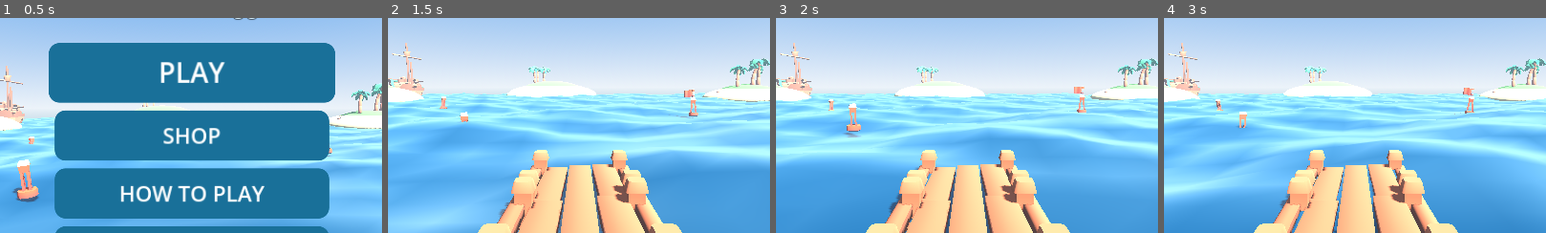
Above: before the commit, frames 1-4 (left to right).
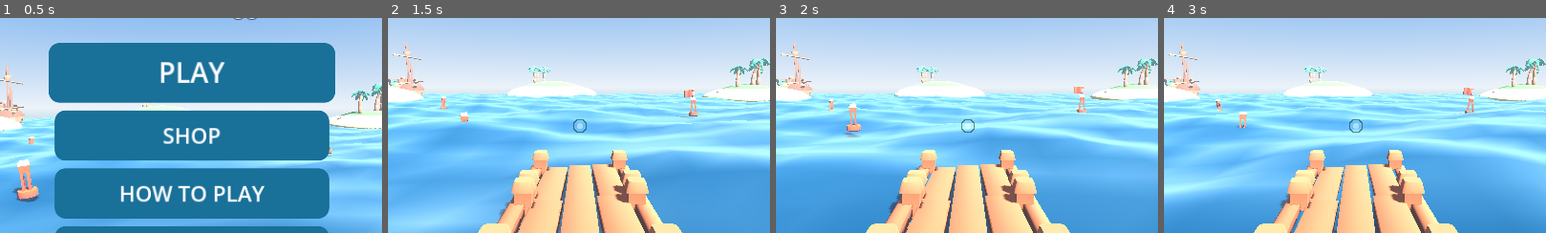
Above: after the commit, the same moments.

Repository: Max1081018/open_code
Game: Godot game, scene res://game.tscn
Two runs of this game, one before a commit and one after it. Both use one fixed random seed, a clock stepped at 60 frames per second and the inputs below.
Inputs:
- Up to frame 1 (0.5 s): no input
- Up to frame 2 (1.5 s): click "PLAY" at 0.5 s; click "START FISHING" at 1.25 s
- Up to frame 3 (2 s): no input
- Up to frame 4 (3 s): click "| |" at 2 s; click "RESUME" at 2.75 s
The pictures show only the part of the screen within x 25-75%, y 25-75%; the shares and areas given below are measured in that part.

Frame 1 is identical in both runs. In frame 2, less than 0.1% of the frame differs, in the area x 48-52%, y 47-54%; in frame 3, less than 0.1%; in frame 4, less than 0.1%.

Commit message:
Add island 1's weapon shop with in-world (no-GUI) buying
The shop is a place, not a menu.

World
- The bait shack stands on the island on a ramped foundation pad (the island is
  a dome, so the pad levels the ground and is walkable up). Its door mesh is
  hidden and the walls/porch get trimesh collision, so you walk straight in.
- Inside: the tackle counter, a Barbarian shopkeeper behind it running his idle
  animation (he waves when you come in), warm interior lighting, and five real
  weapon models laid out on the counter and mounted on the wall.

Buying
- A crosshair dot sits at screen centre. A ray from the camera picks out stock
  on its own collision layer; whatever you look at gets a white outline (a
  grown, front-culled shell drawn only while highlighted).
- The context button buys it, or equips/unequips it if you already own it, with
  a short toast for the result. Purchases are blocked when you can't afford
  them. No shop menu anywhere.
- Weapons carry a `power` stat that shaves whacks off landing a catch, so what
  you buy changes how the game plays. Coins, owned weapons and the equipped
  weapon all persist.

Also fixes a real bug: character/model auto-fitting measured bounding boxes in
world space but applied them as local offsets, which buried the shopkeeper
under the floor. Added a local-space AABB helper and used it for both the
shopkeeper and the player.

Co-Authored-By: Claude Opus 5 <noreply@anthropic.com>
Claude-Session: https://claude.ai/code/session_019FPN93SDKwisezCSut5tqW

Diff:
--- a/fishing/game.gd
+++ b/fishing/game.gd
@@ -59,6 +59,15 @@
 var players := {}  # name -> AudioStreamPlayer
 var reel_click_t := 0.0
 var floaters: Array[Node3D] = []  # buoys etc. that ride the waves
+var shop_building: Node3D
+var shop_counter: Node3D
+var shopkeeper: Node3D
+var near_shop := false
+const WEAPON_LAYER := 4          # collision layer the crosshair ray looks for
+var weapon_bodies := {}          # weapon id -> StaticBody3D
+var weapon_outlines := {}        # weapon id -> Array[MeshInstance3D]
+var looked_weapon := ""          # what the crosshair is on right now
+var _greet_timer := 0.0
 
 # Whacking the catch on the dock
 var paddle: Node3D
@@ -118,6 +127,69 @@
 var upgrades := {"rod": 0, "line": 0, "bait": 0, "luck": 0}
 var seen_help := false
 
+# --- Weapons -------------------------------------------------------------------
+# Island 1 (beginner) stock. `power` shaves whacks off landing a catch, so the
+# gear you buy actually changes how the game plays.
+const SHOP_STOCK := [
+	{"id": "dagger_A", "name": "Gutting Knife", "rarity": "Common",
+	 "desc": "A stubby blade for cleaning your catch.", "price": 45, "power": 1},
+	{"id": "dagger_B", "name": "Fisherman's Dirk", "rarity": "Common",
+	 "desc": "Holds an edge in salt air. Barely.", "price": 90, "power": 1},
+	{"id": "axe_A", "name": "Bait Hatchet", "rarity": "Uncommon",
+	 "desc": "Chops bait. Chops most things, really.", "price": 170, "power": 2},
+	{"id": "sword_A", "name": "Rusty Cutlass", "rarity": "Uncommon",
+	 "desc": "Washed up in a crate. Mostly sharp.", "price": 300, "power": 2},
+	{"id": "hammer_A", "name": "Dock Mallet", "rarity": "Rare",
+	 "desc": "For stubborn planks and stubborner fish.", "price": 520, "power": 3},
+]
+var owned_weapons: Array = []
+var equipped_weapon := ""
+
+
+func weapon_by_id(id: String) -> Dictionary:
+	for w in SHOP_STOCK:
+		if w["id"] == id:
+			return w
+	return {}
+
+
+## Whack bonus from the equipped weapon.
+func weapon_power() -> int:
+	if equipped_weapon == "":
+		return 0
+	var w := weapon_by_id(equipped_weapon)
+	return int(w.get("power", 0))
+
+
+func _buy_weapon(id: String) -> void:
+	var w := weapon_by_id(id)
+	if w.is_empty() or owned_weapons.has(id):
+		return
+	var price := int(w["price"])
+	if coins < price:
+		return
+	coins -= price
+	owned_weapons.append(id)
+	equipped_weapon = id        # equip what you just bought
+	_play("caught")
+	_save_game()
+	_update_info()
+	_flash("Bought %s!   -%d coins" % [w["name"], price])
+
+
+func _equip_weapon(id: String) -> void:
+	if id != "" and not owned_weapons.has(id):
+		return
+	equipped_weapon = "" if equipped_weapon == id else id
+	_play("click")
+	_save_game()
+	var nm: String = weapon_by_id(id).get("name", "it")
+	_flash("Equipped %s" % nm if equipped_weapon == id else "Put %s away" % nm)
+
+
+func _refresh_weapon_shop() -> void:
+	pass
+
 
 func upgrade_cost(key: String) -> int:
 	# Rising cost: base * (level+1), e.g. 40, 80, 120, ...
@@ -132,6 +204,8 @@
 		best_weight = float(cfg.get_value("save", "best_weight", 0.0))
 		best_name = str(cfg.get_value("save", "best_name", ""))
 		seen_help = bool(cfg.get_value("save", "seen_help", false))
+		owned_weapons = cfg.get_value("save", "owned_weapons", [])
+		equipped_weapon = str(cfg.get_value("save", "equipped_weapon", ""))
 		for key in upgrades:
 			upgrades[key] = int(cfg.get_value("upgrades", key, 0))
 
@@ -143,6 +217,8 @@
 	cfg.set_value("save", "best_weight", best_weight)
 	cfg.set_value("save", "best_name", best_name)
 	cfg.set_value("save", "seen_help", seen_help)
+	cfg.set_value("save", "owned_weapons", owned_weapons)
+	cfg.set_value("save", "equipped_weapon", equipped_weapon)
 	for key in upgrades:
 		cfg.set_value("upgrades", key, upgrades[key])
 	cfg.save(SAVE_PATH)
@@ -191,6 +267,8 @@
 var sim_tap := false
 var frame := 0
 var start_screen := "menu"  # autotest can jump straight to a screen
+var test_yaw := PI
+var test_walk := 450
 
 
 func _ready() -> void:
@@ -226,6 +304,7 @@
 	touch.interact_pressed.connect(_on_interact)
 	touch.visible = false
 
+
 	_enter_idle()
 	_apply_settings()
 	# Players always start at the menu; autotest can jump to a screen to shoot it.
@@ -237,6 +316,14 @@
 			"settings": _go_main_menu(); menu_ui.open_settings_for_test()
 			"pause": _start_play(); _pause()
 			"help": _go_main_menu(); menu_ui.open_help_for_test()
+			"weaponshop":
+				coins = 600
+				_start_play()
+				# Stand at the counter looking at the stock.
+				var gy := _island_y(HOME, HOME_R, HOME_H, SHOP_POS.x, SHOP_POS.z)
+				player.position = Vector3(SHOP_POS.x - 0.08, gy + 0.3, SHOP_POS.z - 1.5)
+				cam_yaw = PI
+				cam_pitch = -0.22
 			"shop":
 				coins = 500
 				_go_main_menu()
@@ -253,6 +340,8 @@
 		elif a.begins_with("--shot="): autotest_shot = a.get_slice("=", 1)
 		elif a.begins_with("--shot-on="): shot_on = a.get_slice("=", 1)
 		elif a.begins_with("--screen="): start_screen = a.get_slice("=", 1)
+		elif a.begins_with("--yaw="): test_yaw = float(a.get_slice("=", 1))
+		elif a.begins_with("--walk="): test_walk = int(a.get_slice("=", 1))
 
 
 # --- Wave height (mirror of the shader) --------------------------------------
@@ -364,7 +453,18 @@
 	"boat": "res://assets/models/watercraft/boat_fishing.glb",
 	"buoy": "res://assets/models/watercraft/buoy.glb",
 	"buoy_flag": "res://assets/models/watercraft/buoy_flag.glb",
+	# Shop
+	"shop_building": "res://assets/models/fishing/lakeside-bait-shop.glb",
+	"shop_counter": "res://assets/models/fishing/tackle-shop-counter.glb",
 }
+
+# Island 1 shop placement
+const SHOP_POS := Vector3(-5.5, 0, 24.0)
+const SHOP_SCALE := 0.27
+const COUNTER_SCALE := 0.17
+# Where the player stands to be served, and where the shopkeeper waits.
+const SHOP_TALK_SPOT := Vector3(-5.5, 0, 24.3)
+const WEAPON_DIR := "res://assets/models/weapons/"
 
 const DECK_Y := 0.72   # top of the dock planks, in world units
 
@@ -491,6 +591,8 @@
 	]:
 		var n := _spawn(b["k"], b["p"], randf() * TAU, b["s"])
 		floaters.append(n)
+
+	_build_shop()
 
 	# A wrecked ship on the horizon for silhouette.
 	_spawn("wreck", Vector3(-38, -1.0, -60), 0.7, 1.3)
@@ -758,19 +860,155 @@
 	camera.global_position = player.global_position + Vector3(0, EYE_HEIGHT, 0)
 	camera.rotation = Vector3(cam_pitch, cam_yaw, 0.0)
 
+	_update_look()
+
 	near_fishing_spot = player.global_position.distance_to(FISHING_SPOT) < 3.0
-	touch.prompt = "FISH" if near_fishing_spot else ""
+	var was_near := near_shop
+	near_shop = player.global_position.distance_to(SHOP_TALK_SPOT) < 4.5
+	if near_shop and not was_near:
+		_greet_shopkeeper()
+	if _greet_timer > 0.0:
+		_greet_timer -= delta
+
+	# What the crosshair is on decides the prompt.
+	if looked_weapon != "":
+		var w := weapon_by_id(looked_weapon)
+		var price := int(w.get("price", 0))
+		var owned: bool = owned_weapons.has(looked_weapon)
+		touch.look_info = "%s  ·  %s  ·  whack +%d" % [w.get("name", "?"), w.get("rarity", ""), int(w.get("power", 0))]
+		if owned:
+			touch.prompt = "EQUIPPED" if equipped_weapon == looked_weapon else "EQUIP"
+		elif coins >= price:
+			touch.prompt = "BUY %d" % price
+			touch.look_info += "   —   %d coins" % price
+		else:
+			touch.prompt = "NEED %d" % price
+			touch.look_info += "   —   %d coins" % price
+	else:
+		touch.look_info = ""
+		if near_fishing_spot:
+			touch.prompt = "FISH"
+		else:
+			touch.prompt = ""
 
 
 func _on_interact() -> void:
 	if app_state != "playing":
 		return
-	if play_mode == "explore" and near_fishing_spot:
+	if play_mode != "explore":
+		return
+	# Looking at stock takes priority: buy it or equip it right there.
+	if looked_weapon != "":
+		if owned_weapons.has(looked_weapon):
+			_equip_weapon(looked_weapon)
+		else:
+			var w := weapon_by_id(looked_weapon)
+			if coins < int(w.get("price", 0)):
+				_flash("Not enough coins")
+				_play("snap")
+			else:
+				_buy_weapon(looked_weapon)
+		return
+	if near_fishing_spot:
 		_enter_fishing()
+
+
+## Puts a weapon on display: the model, a white outline that lights up when you
+## look at it, and a pick body on its own collision layer for the crosshair ray.
+func _add_weapon_display(id: String, pos: Vector3, rot := Vector3.ZERO, scl := 0.42) -> void:
+	var holder := Node3D.new()
+	holder.position = pos
+	holder.rotation = rot
+	holder.scale = Vector3.ONE * scl
+	add_child(holder)
+	var packed: PackedScene = load(WEAPON_DIR + id + ".gltf")
+	var m: Node3D = packed.instantiate()
+	holder.add_child(m)
+
+	# Sit it on the surface: pos.y is the shelf, not the model origin.
+	var pre := _node_aabb(m)
+	holder.position.y += pos.y - pre.position.y
+
+	# White "grown" shell, drawn only while highlighted.
+	var om := StandardMaterial3D.new()
+	om.albedo_color = Color(1, 1, 1)
+	om.shading_mode = BaseMaterial3D.SHADING_MODE_UNSHADED
+	om.cull_mode = BaseMaterial3D.CULL_FRONT
+	om.grow = true
+	om.grow_amount = 0.05
+	var outlines: Array = []
+	for mi in m.find_children("*", "MeshInstance3D", true):
+		if mi.mesh == null:
+			continue
+		var o := MeshInstance3D.new()
+		o.mesh = mi.mesh
+		o.material_override = om
+		o.transform = mi.transform
+		o.visible = false
+		mi.get_parent().add_child(o)
+		outlines.append(o)
+	weapon_outlines[id] = outlines
+
+	# Pick body sized to the model, parented to the world so scale stays simple.
+	var box := _node_aabb(m)
+	var body := StaticBody3D.new()
+	body.collision_layer = WEAPON_LAYER
+	body.collision_mask = 0
+	var col := CollisionShape3D.new()
+	var bs := BoxShape3D.new()
+	bs.size = box.size + Vector3(0.14, 0.14, 0.14)
+	col.shape = bs
+	body.add_child(col)
+	body.position = box.position + box.size * 0.5
+	body.set_meta("weapon_id", id)
+	add_child(body)
+	weapon_bodies[id] = body
+
+
+func _set_weapon_outline(id: String, on: bool) -> void:
+	if id == "" or not weapon_outlines.has(id):
+		return
+	for o in weapon_outlines[id]:
+		o.visible = on
+
+
+## Casts a ray from the middle of the screen and highlights any stock it hits.
+func _update_look() -> void:
+	var space := get_world_3d().direct_space_state
+	var from: Vector3 = camera.global_position
+	var to: Vector3 = from - camera.global_transform.basis.z * 3.8
+	var q := PhysicsRayQueryParameters3D.create(from, to)
+	q.collision_mask = WEAPON_LAYER
+	var hit := space.intersect_ray(q)
+	var id := ""
+	if not hit.is_empty() and hit.has("collider"):
+		var c = hit["collider"]
+		if c and c.has_meta("weapon_id"):
+			id = str(c.get_meta("weapon_id"))
+	if id != looked_weapon:
+		_set_weapon_outline(looked_weapon, false)
+		_set_weapon_outline(id, true)
+		looked_weapon = id
+
+
+func _flash(text: String) -> void:
+	if touch:
+		touch.flash(text)
+
+
+## The shopkeeper waves when you come in.
+func _greet_shopkeeper() -> void:
+	var ap = shopkeeper.get_meta("anim") if shopkeeper and shopkeeper.has_meta("anim") else null
+	if ap and ap.has_animation("Cheer"):
+		ap.play("Cheer")
+		_greet_timer = 2.0
 
 
 func _enter_fishing() -> void:
 	play_mode = "fishing"
+	_set_weapon_outline(looked_weapon, false)
+	looked_weapon = ""
+	touch.look_info = ""
 	player.frozen = true
 	player.visible = false
 	touch.visible = false
@@ -799,6 +1037,135 @@
 	hud.set_hud_visible(false)
 	touch.visible = true
 	cam_yaw = PI  # look back down the jetty
+
+
+## World-space AABB of all meshes under a node.
+func _node_aabb(node: Node) -> AABB:
+	var out := AABB()
+	var first := true
+	for n in node.find_children("*", "MeshInstance3D", true):
+		if n.mesh == null:
+			continue
+		var a: AABB = n.global_transform * n.mesh.get_aabb()
+		if first:
+			out = a
+			first = false
+		else:
+			out = out.merge(a)
+	return out
+
+
+## AABB of a node's meshes expressed in that node's own space.
+func _local_aabb(root: Node3D) -> AABB:
+	var inv := root.global_transform.affine_inverse()
+	var out := AABB()
+	var first := true
+	for n in root.find_children("*", "MeshInstance3D", true):
+		if n.mesh == null:
+			continue
+		var a: AABB = (inv * n.global_transform) * n.mesh.get_aabb()
+		if first:
+			out = a
+			first = false
+		else:
+			out = out.merge(a)
+	return out
+
+
+## Spawns a KayKit character scaled to human height, looping one animation.
+func _spawn_character(path: String, pos: Vector3, yaw := 0.0, anim_name := "Idle") -> Node3D:
+	var root := Node3D.new()
+	root.position = pos
+	root.rotation.y = yaw
+	add_child(root)
+	var m: Node3D = load(path).instantiate()
+	root.add_child(m)
+	var box := _local_aabb(m)
+	if box.size.y > 0.001:
+		var sc := 1.75 / box.size.y
+		m.scale = Vector3.ONE * sc
+		m.position.y = -box.position.y * sc
+	var ap: AnimationPlayer = m.find_child("AnimationPlayer", true, false)
+	if ap and ap.has_animation(anim_name):
+		var a := ap.get_animation(anim_name)
+		if a:
+			a.loop_mode = Animation.LOOP_LINEAR
+		ap.play(anim_name)
+		root.set_meta("anim", ap)
+	return root
+
+
+## Puts a weapon model in the world at a display size.
+func _spawn_weapon(key: String, pos: Vector3, rot := Vector3.ZERO, scl := 0.45, parent: Node = null) -> Node3D:
+	var packed: PackedScene = load(WEAPON_DIR + key + ".gltf")
+	var n: Node3D = packed.instantiate()
+	n.position = pos
+	n.rotation = rot
+	n.scale = Vector3.ONE * scl
+	if parent == null:
+		add_child(n)
+	else:
+		parent.add_child(n)
+	return n
+
+
+## Island 1's weapon shop: a bait shack you can actually walk into, standing on
+## a flat foundation so it doesn't sink into the curved island.
+func _build_shop() -> void:
+	var ground := _island_y(HOME, HOME_R, HOME_H, SHOP_POS.x, SHOP_POS.z)
+
+	# Flat foundation pad. It flares out at the bottom so the sides are a gentle
+	# ramp you can walk up, rather than a step that blocks you.
+	var pad := MeshInstance3D.new()
+	var pm := CylinderMesh.new()
+	pm.top_radius = 4.6
+	pm.bottom_radius = 6.8
+	pm.height = 1.5
+	pm.radial_segments = 28
+	pm.material = _mat(Color(0.80, 0.72, 0.54), 1.0)
+	pad.mesh = pm
+	pad.position = Vector3(SHOP_POS.x, ground - 0.75, SHOP_POS.z)
+	add_child(pad)
+	pad.create_trimesh_collision()
+
+	# The shack, door facing back toward the jetty (-Z).
+	shop_building = _spawn("shop_building", Vector3(SHOP_POS.x, ground, SHOP_POS.z), PI, SHOP_SCALE)
+
+	# Open the doorway and give the structure collision (skipping the door so we
+	# can walk through it).
+	for m in shop_building.find_children("*", "MeshInstance3D", true):
+		var nm: String = m.name
+		if nm.begins_with("Door"):
+			m.visible = false
+			continue
+		if nm.begins_with("Shack_Walls") or nm.begins_with("Porch") or nm.begins_with("Shack_Roof"):
+			m.create_trimesh_collision()
+
+	# Shop counter against the inside back wall.
+	shop_counter = _spawn("shop_counter",
+		Vector3(SHOP_POS.x, ground + 0.02, SHOP_POS.z + 1.25), PI, COUNTER_SCALE)
+
+	# The shopkeeper, waiting behind the counter, facing the door.
+	shopkeeper = _spawn_character("res://assets/models/characters/Barbarian.glb",
+		Vector3(SHOP_POS.x + 0.55, ground + 0.02, SHOP_POS.z + 1.60), PI, "Idle")
+
+	# Stock on display. Each one is a real model you walk up to, look at and buy.
+	var top := ground + 0.95          # counter surface
+	var cz := SHOP_POS.z + 0.80
+	_add_weapon_display("dagger_A", Vector3(SHOP_POS.x - 1.15, top, cz), Vector3.ZERO, 0.40)
+	_add_weapon_display("dagger_B", Vector3(SHOP_POS.x - 0.62, top, cz), Vector3.ZERO, 0.40)
+	_add_weapon_display("axe_A", Vector3(SHOP_POS.x - 0.08, top, cz), Vector3.ZERO, 0.40)
+	_add_weapon_display("sword_A", Vector3(SHOP_POS.x + 0.48, top, cz), Vector3.ZERO, 0.40)
+	# The pricey one is displayed up on the wall.
+	_add_weapon_display("hammer_A", Vector3(SHOP_POS.x - 1.6, ground + 1.55, SHOP_POS.z + 1.1), Vector3.ZERO, 0.46)
+
+	# Warm interior light.
+	var lamp := OmniLight3D.new()
+	lamp.position = Vector3(SHOP_POS.x, ground + 2.1, SHOP_POS.z + 0.1)
+	lamp.light_color = Color(1.0, 0.86, 0.66)
+	lamp.light_energy = 1.25
+	lamp.omni_range = 6.0
+	add_child(lamp)
 
 
 ## Buoys ride the same waves the water shader draws.
@@ -1055,7 +1422,7 @@
 		pending_value = maxi(1, int(round(pending_weight * 14.0)))
 
 	# Heavier catches take more whacks.
-	whacks_left = clampi(1 + int(round(pending_weight * 0.9)), 1, 5)
+	whacks_left = clampi(1 + int(round(pending_weight * 0.9)) - weapon_power(), 1, 5)
 	whack_anim = 0.0
 	catch_hop = 0.0
 	_play("caught")
@@ -1268,14 +1635,14 @@
 	# Explore: walk the character forward for a while, then shoot.
 	if start_screen == "explore":
 		if frame == 10:
-			cam_yaw = PI          # turn around to face the island
+			cam_yaw = test_yaw
 		if frame < 30:
 			touch.move = Vector2.ZERO
-		elif frame < 480:
-			touch.move = Vector2(0, -1)   # walk forward (now toward the island)
+		elif frame < 30 + test_walk:
+			touch.move = Vector2(0, -1)
 		else:
 			touch.move = Vector2.ZERO
-		if frame >= 500:
+		if frame >= 30 + test_walk + 20:
 			if autotest_shot != "":
 				get_viewport().get_texture().get_image().save_png(autotest_shot)
 			print("AUTOTEST(explore) pos=%s on_floor=%s prompt='%s' anim=%s" % [
@@ -1284,7 +1651,18 @@
 			get_tree().quit()
 		return
 
-	if start_screen in ["menu", "settings", "pause", "shop", "help"]:
+	# Exercise a real purchase through the crosshair, not a menu.
+	if start_screen == "weaponshop":
+		if frame == 20:
+			print("AUTOTEST looking at '%s'  prompt='%s'  info='%s'" % [looked_weapon, touch.prompt, touch.look_info])
+		if frame == 26:
+			_on_interact()
+			print("AUTOTEST after buy -> coins=%d owned=%s equipped=%s" % [coins, owned_weapons, equipped_weapon])
+		if frame == 32:
+			_on_interact()
+			print("AUTOTEST after 2nd press (equip toggle) -> equipped='%s'" % equipped_weapon)
+
+	if start_screen in ["menu", "settings", "pause", "shop", "help", "weaponshop"]:
 		if frame > 40:
 			if autotest_shot != "":
 				get_viewport().get_texture().get_image().save_png(autotest_shot)
--- a/fishing/menu_ui.gd
+++ b/fishing/menu_ui.gd
@@ -364,6 +364,11 @@
 	_settings.visible = true
 	_pause_btn.visible = false
 	_root.mouse_filter = Control.MOUSE_FILTER_STOP
+
+
+func set_pause_button_visible(v: bool) -> void:
+	if _pause_btn:
+		_pause_btn.visible = v
 
 
 func open_settings_for_test() -> void:
--- a/fishing/player.gd
+++ b/fishing/player.gd
@@ -43,7 +43,7 @@
 	add_child(model)
 
 	# Fit the model: scale to PLAYER_HEIGHT and stand it on the origin.
-	var box := _aabb(model)
+	var box := _local_aabb(model)
 	if box.size.y > 0.001:
 		var s := PLAYER_HEIGHT / box.size.y
 		model.scale = Vector3.ONE * s
@@ -51,6 +51,23 @@
 
 	anim = model.find_child("AnimationPlayer", true, false)
 	_play_anim("Idle")
+
+
+## AABB of a node's meshes in that node's own space.
+func _local_aabb(root: Node3D) -> AABB:
+	var inv := root.global_transform.affine_inverse()
+	var out := AABB()
+	var first := true
+	for n in root.find_children("*", "MeshInstance3D", true):
+		if n.mesh == null:
+			continue
+		var a: AABB = (inv * n.global_transform) * n.mesh.get_aabb()
+		if first:
+			out = a
+			first = false
+		else:
+			out = out.merge(a)
+	return out
 
 
 ## World-space AABB of every mesh under a node.
--- /dev/null
+++ b/fishing/tools/shoplab.gd
@@ -0,0 +1,116 @@
+extends Node3D
+## Dev harness for composing the shop: drops a model on a ground plane next to a
+## 1.75 m reference figure and photographs it from eye height, so scale and
+## layout can be judged before wiring anything into the game.
+##
+##   godot --path fishing res://tools/shoplab.tscn -- \
+##       --model=res://assets/models/fishing/lakeside-bait-shop.glb \
+##       --scale=0.38 --cam=0,1.62,9 --look=0,2,0 --shot=/tmp/shop.png
+
+var model_path := "res://assets/models/fishing/lakeside-bait-shop.glb"
+var model_scale := 0.38
+var cam_pos := Vector3(0, 1.62, 9)
+var look_at := Vector3(0, 2, 0)
+var ref_pos := Vector3(1.9, 0.875, 2.6)
+var shot := ""
+var frame := 0
+
+
+func _ready() -> void:
+	for a in OS.get_cmdline_user_args():
+		if a.begins_with("--model="): model_path = a.get_slice("=", 1)
+		elif a.begins_with("--scale="): model_scale = float(a.get_slice("=", 1))
+		elif a.begins_with("--shot="): shot = a.get_slice("=", 1)
+		elif a.begins_with("--cam="): cam_pos = _v3(a.get_slice("=", 1))
+		elif a.begins_with("--look="): look_at = _v3(a.get_slice("=", 1))
+		elif a.begins_with("--ref="): ref_pos = _v3(a.get_slice("=", 1))
+
+	var env := Environment.new()
+	env.background_mode = Environment.BG_COLOR
+	env.background_color = Color(0.55, 0.72, 0.9)
+	env.ambient_light_source = Environment.AMBIENT_SOURCE_COLOR
+	env.ambient_light_color = Color(0.68, 0.72, 0.78)
+	env.ambient_light_energy = 0.75
+	var we := WorldEnvironment.new()
+	we.environment = env
+	add_child(we)
+
+	var sun := DirectionalLight3D.new()
+	sun.rotation_degrees = Vector3(-50, 40, 0)
+	sun.light_energy = 1.0
+	sun.shadow_enabled = true
+	add_child(sun)
+
+	# Ground
+	var g := MeshInstance3D.new()
+	var pm := PlaneMesh.new()
+	pm.size = Vector2(120, 120)
+	var gm := StandardMaterial3D.new()
+	gm.albedo_color = Color(0.45, 0.68, 0.36)
+	pm.material = gm
+	g.mesh = pm
+	add_child(g)
+
+	# The model under test
+	var packed: PackedScene = load(model_path)
+	var inst: Node3D = packed.instantiate()
+	inst.scale = Vector3.ONE * model_scale
+	add_child(inst)
+	var box := _aabb(inst)
+	print("MODEL %s scale=%.3f -> size=(%.2f, %.2f, %.2f) ymin=%.2f" % [
+		model_path.get_file(), model_scale, box.size.x, box.size.y, box.size.z, box.position.y])
+
+	# 1.75 m reference figure so scale is obvious
+	var ref := MeshInstance3D.new()
+	var cap := CapsuleMesh.new()
+	cap.radius = 0.3
+	cap.height = 1.75
+	var rm := StandardMaterial3D.new()
+	rm.albedo_color = Color(0.95, 0.25, 0.25)
+	cap.material = rm
+	ref.mesh = cap
+	ref.position = ref_pos
+	add_child(ref)
+
+	var cam := Camera3D.new()
+	cam.fov = 68
+	cam.position = cam_pos
+	add_child(cam)
+	cam.look_at(look_at)
+
+
+func _v3(s: String) -> Vector3:
+	var p := s.split(",")
+	if p.size() != 3:
+		return Vector3.ZERO
+	return Vector3(float(p[0]), float(p[1]), float(p[2]))
+
+
+func _aabb(node: Node) -> AABB:
+	var out := AABB()
+	var first := true
+	for n in _all(node):
+		if n is MeshInstance3D and n.mesh:
+			var a: AABB = n.global_transform * n.mesh.get_aabb()
+			if first:
+				out = a
+				first = false
+			else:
+				out = out.merge(a)
+	return out
+
+
+func _all(node: Node) -> Array:
+	var out := [node]
+	for c in node.get_children():
+		out.append_array(_all(c))
+	return out
+
+
+func _process(_d: float) -> void:
+	frame += 1
+	if frame > 12:
+		if shot != "":
+			get_viewport().get_texture().get_image().save_png(shot)
+		print("SHOPLAB done")
+		get_tree().quit()
--- /dev/null
+++ b/fishing/tools/shoplab.tscn
@@ -0,0 +1,6 @@
+[gd_scene load_steps=2 format=3]
+
+[ext_resource type="Script" path="res://tools/shoplab.gd" id="1_sl"]
+
+[node name="ShopLab" type="Node3D"]
+script = ExtResource("1_sl")
--- a/fishing/touch_controls.gd
+++ b/fishing/touch_controls.gd
@@ -13,6 +13,15 @@
 var move := Vector2.ZERO       # -1..1, screen space
 var look := Vector2.ZERO       # consumed each frame by the camera
 var prompt := ""               # interact button label; empty hides it
+var look_info := ""            # line under the crosshair (what you're looking at)
+var crosshair := true
+var _toast := ""
+var _toast_t := 0.0
+
+
+func flash(text: String) -> void:
+	_toast = text
+	_toast_t = 2.2
 
 var _view: Painter
 var _joy_index := -1
@@ -40,7 +49,9 @@
 	_btn_center = Vector2(s.x - 150, s.y - 330)
 
 
-func _process(_d: float) -> void:
+func _process(d: float) -> void:
+	if _toast_t > 0.0:
+		_toast_t -= d
 	_view.queue_redraw()
 
 
@@ -94,6 +105,27 @@
 	func _draw() -> void:
 		var vp := get_viewport_rect().size
 		var font := ThemeDB.fallback_font
+		var mid := vp * 0.5
+
+		# Crosshair dot.
+		if ui.crosshair:
+			var lit: bool = ui.look_info != ""
+			draw_circle(mid, 7.0 if lit else 5.0, Color(1, 1, 1, 0.85 if lit else 0.45))
+			draw_arc(mid, 11.0, 0, TAU, 24, Color(0, 0, 0, 0.45), 2.0)
+
+		# What you're looking at.
+		if ui.look_info != "":
+			var iw := font.get_string_size(ui.look_info, HORIZONTAL_ALIGNMENT_LEFT, -1, 30).x
+			var ip := mid + Vector2(-iw * 0.5, 54)
+			draw_string_outline(font, ip, ui.look_info, HORIZONTAL_ALIGNMENT_LEFT, -1, 30, 7, Color(0, 0, 0, 0.8))
+			draw_string(font, ip, ui.look_info, HORIZONTAL_ALIGNMENT_LEFT, -1, 30, Color(1, 1, 1, 0.97))
+
+		# Transient message (purchases etc).
+		if ui._toast_t > 0.0 and ui._toast != "":
+			var tw := font.get_string_size(ui._toast, HORIZONTAL_ALIGNMENT_LEFT, -1, 36).x
+			var tp := Vector2(mid.x - tw * 0.5, vp.y * 0.22)
+			draw_string_outline(font, tp, ui._toast, HORIZONTAL_ALIGNMENT_LEFT, -1, 36, 8, Color(0, 0, 0, 0.8))
+			draw_string(font, tp, ui._toast, HORIZONTAL_ALIGNMENT_LEFT, -1, 36, Color(1, 0.95, 0.6))
 
 		# Joystick: shown where you grabbed, or as a hint when idle.
 		var active: bool = ui._joy_index != -1
Binary file added: fishing/docs/shop_buy.png
Binary file added: fishing/docs/shop_outside.png
